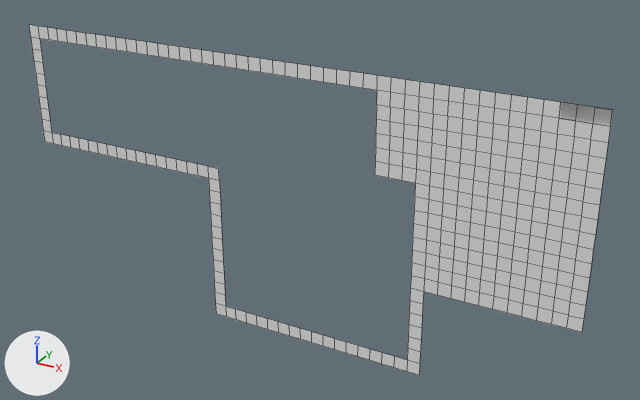
A saved change to the OBJ model Assets/Tiled2Unity/Meshes/level1.obj.
Both versions are drawn from a 50 mm lens placed at (8.8, -51.1, 15.8), pointed at (-20.2, 1.7, -10.6). The axes (+X, +Y, +Z) are drawn at lower left. The lights are the same throughout. Mesh edges are drawn as thin lines. Where no turn or scale is listed for an object, it has been applied to the vertices.

The first picture shows 'level1'.
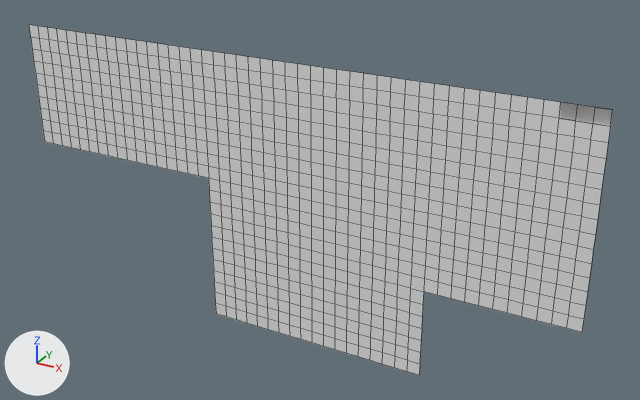
What differs and where, as boxes (x1, y1, x2, y2) in the pictures (640 x 400 px):
```json
{"part": 1, "of": "me_level1", "change": "added", "after": [40, 39, 415, 360]}
```

Scene script edits in JSON lines:
```json
{"block": "me_level1", "where": "# used by ob_level1; location = (0.0, 0.0, 0.0)"}
{"op": "remove", "block": "me_level1", "code": "me_level1.from_pydata(...)  # 414 vertices, 294 faces; spans x -46.0..0.0, y 0.0, z -22.0..0.0"}
{"op": "add", "block": "me_level1", "code": "me_level1.from_pydata(...)  # 800 vertices, 732 faces; spans x -46.0..0.0, y 0.0, z -22.0..0.0"}
{"block": "me_level1", "change": "me_level1 part 1: 386 vertices added at x -44.0..-13.0, y 0.0, z -20.0..-2.0"}
```
